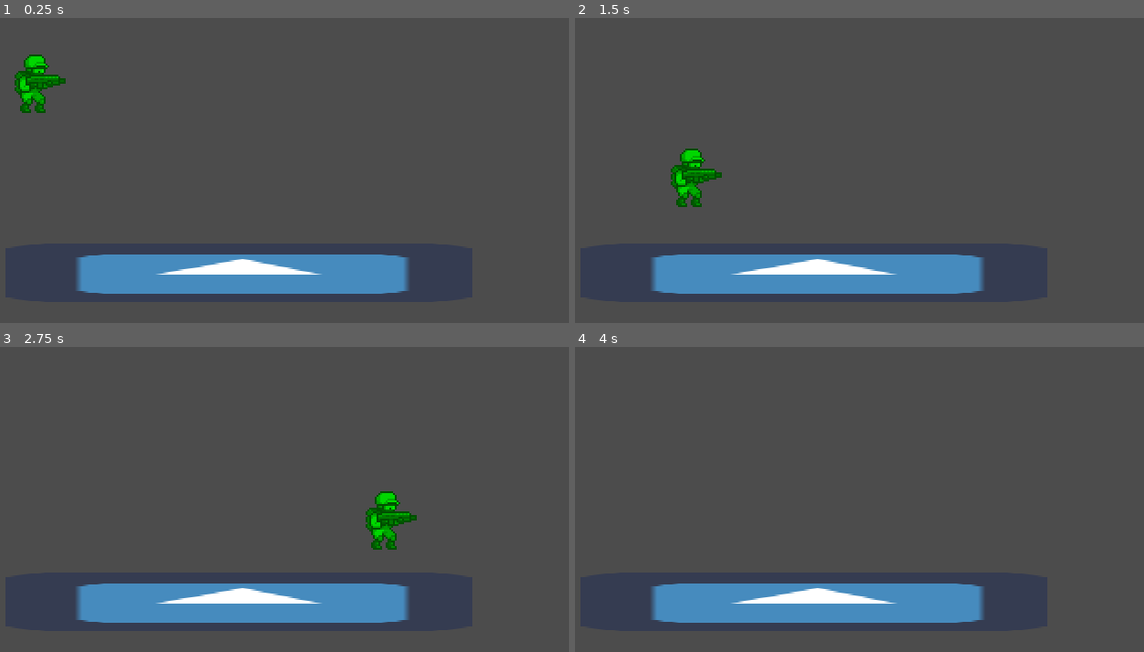
Above: before the commit, frames 1-4 (two rows, left to right).
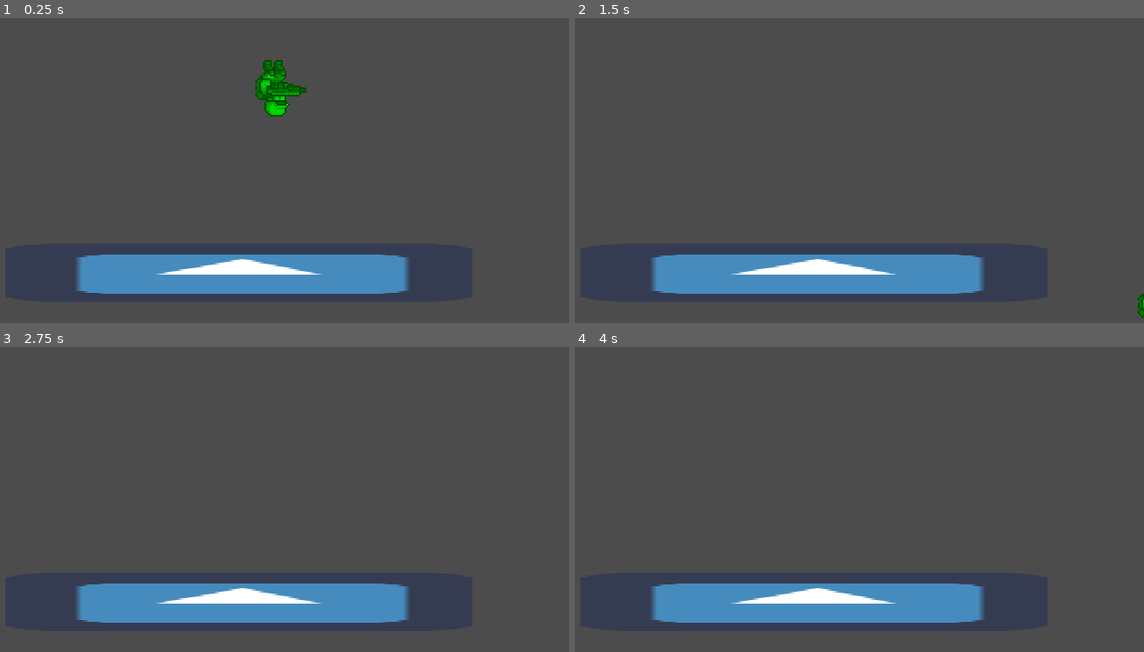
Above: after the commit, the same moments.

Repository: elixs/Terrarian-t
Game: Godot game, scene res://scenes/main.tscn
The game is run twice, just before and just after one commit, with the same random seed, the same clock (stepped at 60 frames per second) and the same inputs. The engine's default icon, where the game draws it, is replaced by a stand-in: a white triangle on a blue panel in a dark square.
Inputs:
- Up to frame 1 (0.25 s): no input
- Up to frame 2 (1.5 s): hold D (move_right) from 0.53 s (still down); tap Space (jump) at 0.6, 0.77, 1.07, 1.35 s
- Up to frame 3 (2.75 s): tap Space (jump) at 1.52, 1.82, 2.1 s; release D (move_right) at 2.03 s; hold A (move_left) from 2.03 s (still down)
- Up to frame 4 (4 s): release A (move_left) at 2.78 s; hold D (move_right) from 2.78 s (still down); tap Space (jump) at 2.85, 3.02, 3.32, 3.6, 3.77 s

The runs differ from the first frame. In frame 1, 1.8% of the frame differs, in the area x 2-54%, y 11-33%; in frame 2, 1.0%; in frame 3, 0.9%; in frame 4, nothing differs.

Commit message:
Added animations

Diff:
--- a/scenes/kevin.gd
+++ b/scenes/kevin.gd
@@ -1,12 +1,22 @@
 extends KinematicBody2D
+
+
 
 var velocity = Vector2()
 
-var ACCELERATION = 100
+var ACCELERATION = 1000
 var SPEED = 200
 var JUMP_SPEED = 200
 var GRAVITY = 10
 
+onready var pivot = $Pivot
+onready var anim_player = $AnimationPlayer
+onready var anim_tree = $AnimationTree
+onready var playback = anim_tree.get("parameters/playback")
+
+
+func _ready():
+	anim_tree.active = true
 
 
 func _physics_process(delta):
@@ -22,3 +32,22 @@
 
 	if is_on_floor() and Input.is_action_just_pressed("jump"):
 		velocity.y = -JUMP_SPEED
+
+
+	# Animations
+
+	if Input.is_action_pressed("move_right") and not Input.is_action_pressed("move_left"):
+		pivot.scale.x = 1
+	if Input.is_action_pressed("move_left") and not Input.is_action_pressed("move_right"):
+		pivot.scale.x = -1
+
+	if is_on_floor():
+		if abs(velocity.x) > 10:
+			playback.travel("run")
+		else:
+			playback.travel("idle")
+	else:
+		if velocity.y < 0:
+			playback.travel("jump")
+		else:
+			playback.travel("fall")
--- a/scenes/kevin.tscn
+++ b/scenes/kevin.tscn
@@ -1,19 +1,420 @@
-[gd_scene load_steps=4 format=2]
+[gd_scene load_steps=33 format=2]
 
 [ext_resource path="res://assets/TeamGunner_By_SecretHideout_060519/CHARACTER_SPRITES/Green/Gunner_Green_Idle.png" type="Texture" id=1]
 [ext_resource path="res://scenes/kevin.gd" type="Script" id=2]
+[ext_resource path="res://assets/TeamGunner_By_SecretHideout_060519/CHARACTER_SPRITES/Green/Gunner_Green_Run.png" type="Texture" id=3]
+[ext_resource path="res://assets/TeamGunner_By_SecretHideout_060519/CHARACTER_SPRITES/Green/Gunner_Green_Crouch.png" type="Texture" id=4]
+[ext_resource path="res://assets/TeamGunner_By_SecretHideout_060519/CHARACTER_SPRITES/Green/Gunner_Green_Jump.png" type="Texture" id=5]
 
 [sub_resource type="CapsuleShape2D" id=1]
 radius = 4.0
 height = 22.0
 
+[sub_resource type="Animation" id=2]
+length = 0.001
+tracks/0/type = "value"
+tracks/0/path = NodePath("Pivot/Sprite:frame")
+tracks/0/interp = 1
+tracks/0/loop_wrap = true
+tracks/0/imported = false
+tracks/0/enabled = true
+tracks/0/keys = {
+"times": PoolRealArray( 0 ),
+"transitions": PoolRealArray( 1 ),
+"update": 0,
+"values": [ 0 ]
+}
+tracks/1/type = "value"
+tracks/1/path = NodePath("Pivot/Sprite:texture")
+tracks/1/interp = 1
+tracks/1/loop_wrap = true
+tracks/1/imported = false
+tracks/1/enabled = true
+tracks/1/keys = {
+"times": PoolRealArray( 0 ),
+"transitions": PoolRealArray( 1 ),
+"update": 0,
+"values": [ ExtResource( 1 ) ]
+}
+tracks/2/type = "value"
+tracks/2/path = NodePath("Pivot/Sprite:hframes")
+tracks/2/interp = 1
+tracks/2/loop_wrap = true
+tracks/2/imported = false
+tracks/2/enabled = true
+tracks/2/keys = {
+"times": PoolRealArray( 0 ),
+"transitions": PoolRealArray( 1 ),
+"update": 0,
+"values": [ 5 ]
+}
+tracks/3/type = "value"
+tracks/3/path = NodePath("Pivot/Sprite:flip_v")
+tracks/3/interp = 1
+tracks/3/loop_wrap = true
+tracks/3/imported = false
+tracks/3/enabled = true
+tracks/3/keys = {
+"times": PoolRealArray( 0 ),
+"transitions": PoolRealArray( 1 ),
+"update": 0,
+"values": [ false ]
+}
+
+[sub_resource type="Animation" id=14]
+resource_name = "fall"
+length = 0.2
+loop = true
+tracks/0/type = "value"
+tracks/0/path = NodePath("Pivot/Sprite:texture")
+tracks/0/interp = 1
+tracks/0/loop_wrap = true
+tracks/0/imported = false
+tracks/0/enabled = true
+tracks/0/keys = {
+"times": PoolRealArray( 0 ),
+"transitions": PoolRealArray( 1 ),
+"update": 1,
+"values": [ ExtResource( 5 ) ]
+}
+tracks/1/type = "value"
+tracks/1/path = NodePath("Pivot/Sprite:hframes")
+tracks/1/interp = 1
+tracks/1/loop_wrap = true
+tracks/1/imported = false
+tracks/1/enabled = true
+tracks/1/keys = {
+"times": PoolRealArray( 0 ),
+"transitions": PoolRealArray( 1 ),
+"update": 1,
+"values": [ 2 ]
+}
+tracks/2/type = "value"
+tracks/2/path = NodePath("Pivot/Sprite:frame")
+tracks/2/interp = 1
+tracks/2/loop_wrap = true
+tracks/2/imported = false
+tracks/2/enabled = true
+tracks/2/keys = {
+"times": PoolRealArray( 0, 0.1 ),
+"transitions": PoolRealArray( 1, 1 ),
+"update": 1,
+"values": [ 0, 1 ]
+}
+tracks/3/type = "value"
+tracks/3/path = NodePath("Pivot/Sprite:flip_v")
+tracks/3/interp = 1
+tracks/3/loop_wrap = true
+tracks/3/imported = false
+tracks/3/enabled = true
+tracks/3/keys = {
+"times": PoolRealArray( 0 ),
+"transitions": PoolRealArray( 1 ),
+"update": 1,
+"values": [ true ]
+}
+
+[sub_resource type="Animation" id=3]
+resource_name = "idle"
+length = 0.5
+loop = true
+tracks/0/type = "value"
+tracks/0/path = NodePath("Pivot/Sprite:frame")
+tracks/0/interp = 1
+tracks/0/loop_wrap = true
+tracks/0/imported = false
+tracks/0/enabled = true
+tracks/0/keys = {
+"times": PoolRealArray( 0, 0.1, 0.2, 0.3, 0.4 ),
+"transitions": PoolRealArray( 1, 1, 1, 1, 1 ),
+"update": 1,
+"values": [ 0, 1, 2, 3, 4 ]
+}
+tracks/1/type = "value"
+tracks/1/path = NodePath("Pivot/Sprite:texture")
+tracks/1/interp = 1
+tracks/1/loop_wrap = true
+tracks/1/imported = false
+tracks/1/enabled = true
+tracks/1/keys = {
+"times": PoolRealArray( 0 ),
+"transitions": PoolRealArray( 1 ),
+"update": 1,
+"values": [ ExtResource( 1 ) ]
+}
+tracks/2/type = "value"
+tracks/2/path = NodePath("Pivot/Sprite:hframes")
+tracks/2/interp = 1
+tracks/2/loop_wrap = true
+tracks/2/imported = false
+tracks/2/enabled = true
+tracks/2/keys = {
+"times": PoolRealArray( 0 ),
+"transitions": PoolRealArray( 1 ),
+"update": 1,
+"values": [ 5 ]
+}
+
+[sub_resource type="Animation" id=12]
+resource_name = "jump"
+length = 0.2
+loop = true
+tracks/0/type = "value"
+tracks/0/path = NodePath("Pivot/Sprite:texture")
+tracks/0/interp = 1
+tracks/0/loop_wrap = true
+tracks/0/imported = false
+tracks/0/enabled = true
+tracks/0/keys = {
+"times": PoolRealArray( 0 ),
+"transitions": PoolRealArray( 1 ),
+"update": 1,
+"values": [ ExtResource( 5 ) ]
+}
+tracks/1/type = "value"
+tracks/1/path = NodePath("Pivot/Sprite:hframes")
+tracks/1/interp = 1
+tracks/1/loop_wrap = true
+tracks/1/imported = false
+tracks/1/enabled = true
+tracks/1/keys = {
+"times": PoolRealArray( 0 ),
+"transitions": PoolRealArray( 1 ),
+"update": 1,
+"values": [ 2 ]
+}
+tracks/2/type = "value"
+tracks/2/path = NodePath("Pivot/Sprite:frame")
+tracks/2/interp = 1
+tracks/2/loop_wrap = true
+tracks/2/imported = false
+tracks/2/enabled = true
+tracks/2/keys = {
+"times": PoolRealArray( 0, 0.1 ),
+"transitions": PoolRealArray( 1, 1 ),
+"update": 1,
+"values": [ 0, 1 ]
+}
+
+[sub_resource type="Animation" id=13]
+resource_name = "jump_start"
+length = 0.1
+tracks/0/type = "value"
+tracks/0/path = NodePath("Pivot/Sprite:texture")
+tracks/0/interp = 1
+tracks/0/loop_wrap = true
+tracks/0/imported = false
+tracks/0/enabled = true
+tracks/0/keys = {
+"times": PoolRealArray( 0 ),
+"transitions": PoolRealArray( 1 ),
+"update": 1,
+"values": [ ExtResource( 4 ) ]
+}
+tracks/1/type = "value"
+tracks/1/path = NodePath("Pivot/Sprite:hframes")
+tracks/1/interp = 1
+tracks/1/loop_wrap = true
+tracks/1/imported = false
+tracks/1/enabled = true
+tracks/1/keys = {
+"times": PoolRealArray( 0 ),
+"transitions": PoolRealArray( 1 ),
+"update": 1,
+"values": [ 3 ]
+}
+tracks/2/type = "value"
+tracks/2/path = NodePath("Pivot/Sprite:frame")
+tracks/2/interp = 1
+tracks/2/loop_wrap = true
+tracks/2/imported = false
+tracks/2/enabled = true
+tracks/2/keys = {
+"times": PoolRealArray( 0 ),
+"transitions": PoolRealArray( 1 ),
+"update": 1,
+"values": [ 2 ]
+}
+
+[sub_resource type="Animation" id=15]
+resource_name = "land"
+length = 0.1
+tracks/0/type = "value"
+tracks/0/path = NodePath("Pivot/Sprite:texture")
+tracks/0/interp = 1
+tracks/0/loop_wrap = true
+tracks/0/imported = false
+tracks/0/enabled = true
+tracks/0/keys = {
+"times": PoolRealArray( 0 ),
+"transitions": PoolRealArray( 1 ),
+"update": 1,
+"values": [ ExtResource( 4 ) ]
+}
+tracks/1/type = "value"
+tracks/1/path = NodePath("Pivot/Sprite:hframes")
+tracks/1/interp = 1
+tracks/1/loop_wrap = true
+tracks/1/imported = false
+tracks/1/enabled = true
+tracks/1/keys = {
+"times": PoolRealArray( 0 ),
+"transitions": PoolRealArray( 1 ),
+"update": 1,
+"values": [ 3 ]
+}
+tracks/2/type = "value"
+tracks/2/path = NodePath("Pivot/Sprite:frame")
+tracks/2/interp = 1
+tracks/2/loop_wrap = true
+tracks/2/imported = false
+tracks/2/enabled = true
+tracks/2/keys = {
+"times": PoolRealArray( 0 ),
+"transitions": PoolRealArray( 1 ),
+"update": 1,
+"values": [ 2 ]
+}
+tracks/3/type = "value"
+tracks/3/path = NodePath("Pivot/Sprite:flip_v")
+tracks/3/interp = 1
+tracks/3/loop_wrap = true
+tracks/3/imported = false
+tracks/3/enabled = true
+tracks/3/keys = {
+"times": PoolRealArray( 0 ),
+"transitions": PoolRealArray( 1 ),
+"update": 1,
+"values": [ false ]
+}
+
+[sub_resource type="Animation" id=4]
+resource_name = "run"
+length = 0.6
+loop = true
+tracks/0/type = "value"
+tracks/0/path = NodePath("Pivot/Sprite:texture")
+tracks/0/interp = 1
+tracks/0/loop_wrap = true
+tracks/0/imported = false
+tracks/0/enabled = true
+tracks/0/keys = {
+"times": PoolRealArray( 0 ),
+"transitions": PoolRealArray( 1 ),
+"update": 1,
+"values": [ ExtResource( 3 ) ]
+}
+tracks/1/type = "value"
+tracks/1/path = NodePath("Pivot/Sprite:hframes")
+tracks/1/interp = 1
+tracks/1/loop_wrap = true
+tracks/1/imported = false
+tracks/1/enabled = true
+tracks/1/keys = {
+"times": PoolRealArray( 0 ),
+"transitions": PoolRealArray( 1 ),
+"update": 1,
+"values": [ 6 ]
+}
+tracks/2/type = "value"
+tracks/2/path = NodePath("Pivot/Sprite:frame")
+tracks/2/interp = 1
+tracks/2/loop_wrap = true
+tracks/2/imported = false
+tracks/2/enabled = true
+tracks/2/keys = {
+"times": PoolRealArray( 0, 0.1, 0.2, 0.3, 0.4, 0.5 ),
+"transitions": PoolRealArray( 1, 1, 1, 1, 1, 1 ),
+"update": 1,
+"values": [ 0, 1, 2, 3, 4, 5 ]
+}
+
+[sub_resource type="AnimationNodeAnimation" id=16]
+animation = "fall"
+
+[sub_resource type="AnimationNodeAnimation" id=5]
+animation = "idle"
+
+[sub_resource type="AnimationNodeAnimation" id=17]
+animation = "jump"
+
+[sub_resource type="AnimationNodeAnimation" id=18]
+animation = "jump_start"
+
+[sub_resource type="AnimationNodeAnimation" id=19]
+animation = "land"
+
+[sub_resource type="AnimationNodeAnimation" id=6]
+animation = "run"
+
+[sub_resource type="AnimationNodeStateMachineTransition" id=7]
+
+[sub_resource type="AnimationNodeStateMachineTransition" id=8]
+
+[sub_resource type="AnimationNodeStateMachineTransition" id=20]
+
+[sub_resource type="AnimationNodeStateMachineTransition" id=21]
+
+[sub_resource type="AnimationNodeStateMachineTransition" id=22]
+switch_mode = 2
+
+[sub_resource type="AnimationNodeStateMachineTransition" id=23]
+
+[sub_resource type="AnimationNodeStateMachineTransition" id=24]
+
+[sub_resource type="AnimationNodeStateMachineTransition" id=25]
+switch_mode = 2
+
+[sub_resource type="AnimationNodeStateMachineTransition" id=26]
+switch_mode = 2
+
+[sub_resource type="AnimationNodeStateMachineTransition" id=27]
+
+[sub_resource type="AnimationNodeStateMachineTransition" id=28]
+
+[sub_resource type="AnimationNodeStateMachine" id=9]
+states/fall/node = SubResource( 16 )
+states/fall/position = Vector2( 836, 524 )
+states/idle/node = SubResource( 5 )
+states/idle/position = Vector2( 275, 271 )
+states/jump/node = SubResource( 17 )
+states/jump/position = Vector2( 836, 358 )
+states/jump_start/node = SubResource( 18 )
+states/jump_start/position = Vector2( 836, 220 )
+states/land/node = SubResource( 19 )
+states/land/position = Vector2( 836, 642 )
+states/run/node = SubResource( 6 )
+states/run/position = Vector2( 275, 462 )
+transitions = [ "idle", "run", SubResource( 7 ), "run", "idle", SubResource( 8 ), "idle", "jump_start", SubResource( 20 ), "run", "jump_start", SubResource( 21 ), "jump_start", "jump", SubResource( 22 ), "jump", "fall", SubResource( 23 ), "fall", "land", SubResource( 24 ), "land", "idle", SubResource( 25 ), "land", "run", SubResource( 26 ), "idle", "fall", SubResource( 27 ), "run", "fall", SubResource( 28 ) ]
+start_node = "idle"
+graph_offset = Vector2( 20, 156 )
+
+[sub_resource type="AnimationNodeStateMachinePlayback" id=10]
+
 [node name="Kevin" type="KinematicBody2D"]
 script = ExtResource( 2 )
 
-[node name="Sprite" type="Sprite" parent="."]
+[node name="Pivot" type="Node2D" parent="."]
+
+[node name="Sprite" type="Sprite" parent="Pivot"]
 modulate = Color( 0, 1, 0, 1 )
+position = Vector2( 2, 0 )
 texture = ExtResource( 1 )
 hframes = 5
 
 [node name="CollisionShape2D" type="CollisionShape2D" parent="."]
 shape = SubResource( 1 )
+
+[node name="AnimationPlayer" type="AnimationPlayer" parent="."]
+anims/RESET = SubResource( 2 )
+anims/fall = SubResource( 14 )
+anims/idle = SubResource( 3 )
+anims/jump = SubResource( 12 )
+anims/jump_start = SubResource( 13 )
+anims/land = SubResource( 15 )
+anims/run = SubResource( 4 )
+
+[node name="AnimationTree" type="AnimationTree" parent="."]
+tree_root = SubResource( 9 )
+anim_player = NodePath("../AnimationPlayer")
+parameters/playback = SubResource( 10 )
--- a/scenes/main.tscn
+++ b/scenes/main.tscn
@@ -9,7 +9,7 @@
 [node name="Main" type="Node2D"]
 
 [node name="Kevin" parent="." instance=ExtResource( 1 )]
-position = Vector2( 28, 25 )
+position = Vector2( 157, 25 )
 __meta__ = {
 "_edit_group_": true
 }
